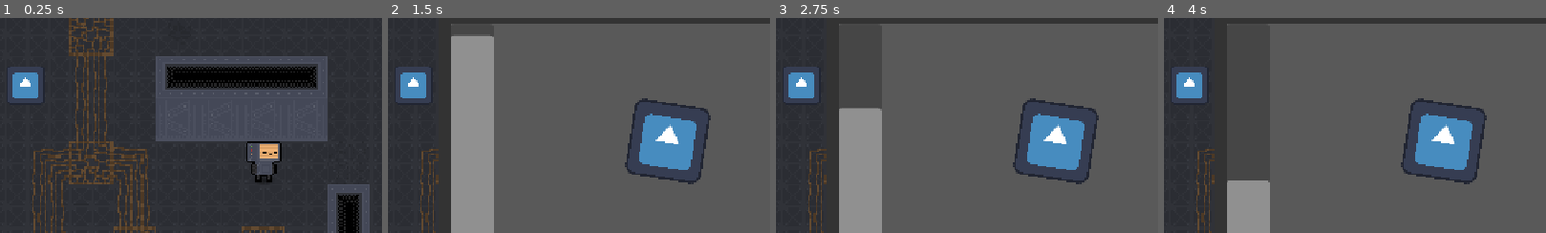
Above: before the commit, frames 1-4 (left to right).
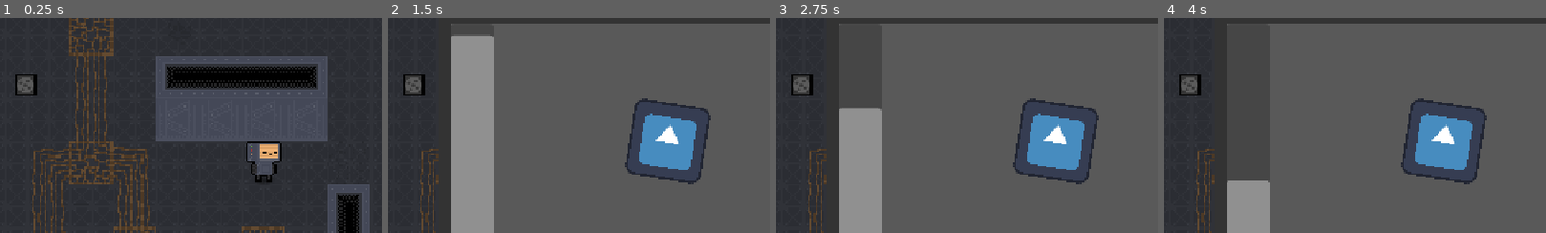
Above: after the commit, the same moments.

Repository: DuneRanger/MSI-GameJam
Game: Godot game, scene res://scenes/game/game.tscn
Same seed, same stepped clock (60 frames per second), same inputs: the game is played once before the commit and once after it. The engine's default icon, where the game draws it, is replaced by a stand-in: a white triangle on a blue panel in a dark square.
Inputs (mouse positions are % of the whole screen's width and height, from its top left):
- Up to frame 1 (0.25 s): no input
- Up to frame 2 (1.5 s): click "random" at 0.5 s; click "Wheel" at 1.25 s
- Up to frame 3 (2.75 s): click "Colors" at 2 s
- Up to frame 4 (4 s): move the mouse to (45, 70) at 2.77 s; hold W (move_up) from 2.78 s (still down); tap E (interact) at 2.85 s; move the mouse to (80, 65) at 3.52 s; click (80, 65) at 3.6 s
The pictures show only the part of the screen within x 13-63%, y 21-71%; the shares and areas given below are measured in that part.

The runs differ from the first frame. In frame 1, 1.5% of the frame differs, in the area x 2-12%, y 22-40%; in frame 2, 1.5%; in frame 3, 1.5%; in frame 4, 1.5%.

Commit message:
Add temporary machine assets

Diff:
--- a/scenes/game/machines/machine.tscn
+++ b/scenes/game/machines/machine.tscn
@@ -12,6 +12,8 @@
 size = Vector2(24, 24)
 
 [node name="Node2D" type="Node2D" unique_id=964389702]
+z_index = 1
+scale = Vector2(3, 3)
 script = ExtResource("1_gbrlg")
 machine_type = ExtResource("2_r0leb")
 
--- a/scenes/game/machines/machine_type.tres
+++ b/scenes/game/machines/machine_type.tres
@@ -2,13 +2,57 @@
 
 [ext_resource type="Script" uid="uid://cerr72dbriu3h" path="res://scripts/game/machines/machine_type.gd" id="1_d5svg"]
 [ext_resource type="PackedScene" uid="uid://crwocavy5kif" path="res://scenes/game/machines/minigames/steam_wheel.tscn" id="1_f3ilt"]
-[ext_resource type="Texture2D" uid="uid://bq2gvbgqjc7o2" path="res://assets/game/player/icon.svg" id="2_hvgqp"]
+[ext_resource type="Texture2D" uid="uid://l3uykewna2vg" path="res://assets/game/machines/machine_1_broken.png" id="3_poc54"]
+[ext_resource type="Texture2D" uid="uid://dxnmf2mmqh5u2" path="res://assets/game/machines/machine_1_overheated.png" id="4_yb6ss"]
+[ext_resource type="Texture2D" uid="uid://h0lsdj51pcbp" path="res://assets/game/machines/machine_1_running.png" id="5_i8o2g"]
 
-[sub_resource type="SpriteFrames" id="SpriteFrames_yeiif"]
+[sub_resource type="AtlasTexture" id="AtlasTexture_xsldd"]
+atlas = ExtResource("3_poc54")
+region = Rect2(0, 0, 24, 24)
+
+[sub_resource type="AtlasTexture" id="AtlasTexture_44mjj"]
+atlas = ExtResource("3_poc54")
+region = Rect2(24, 0, 24, 24)
+
+[sub_resource type="AtlasTexture" id="AtlasTexture_ul2ci"]
+atlas = ExtResource("3_poc54")
+region = Rect2(48, 0, 24, 24)
+
+[sub_resource type="AtlasTexture" id="AtlasTexture_q3mwa"]
+atlas = ExtResource("4_yb6ss")
+region = Rect2(0, 0, 24, 24)
+
+[sub_resource type="AtlasTexture" id="AtlasTexture_8n7yl"]
+atlas = ExtResource("4_yb6ss")
+region = Rect2(24, 0, 24, 24)
+
+[sub_resource type="AtlasTexture" id="AtlasTexture_elycc"]
+atlas = ExtResource("4_yb6ss")
+region = Rect2(48, 0, 24, 24)
+
+[sub_resource type="AtlasTexture" id="AtlasTexture_kmxm1"]
+atlas = ExtResource("5_i8o2g")
+region = Rect2(0, 0, 24, 24)
+
+[sub_resource type="AtlasTexture" id="AtlasTexture_t4avd"]
+atlas = ExtResource("5_i8o2g")
+region = Rect2(24, 0, 24, 24)
+
+[sub_resource type="AtlasTexture" id="AtlasTexture_l0t6g"]
+atlas = ExtResource("5_i8o2g")
+region = Rect2(48, 0, 24, 24)
+
+[sub_resource type="SpriteFrames" id="SpriteFrames_377cd"]
 animations = [{
 "frames": [{
 "duration": 1.0,
-"texture": ExtResource("2_hvgqp")
+"texture": SubResource("AtlasTexture_xsldd")
+}, {
+"duration": 1.0,
+"texture": SubResource("AtlasTexture_44mjj")
+}, {
+"duration": 1.0,
+"texture": SubResource("AtlasTexture_ul2ci")
 }],
 "loop": 1,
 "name": &"broken",
@@ -16,7 +60,13 @@
 }, {
 "frames": [{
 "duration": 1.0,
-"texture": ExtResource("2_hvgqp")
+"texture": SubResource("AtlasTexture_q3mwa")
+}, {
+"duration": 1.0,
+"texture": SubResource("AtlasTexture_8n7yl")
+}, {
+"duration": 1.0,
+"texture": SubResource("AtlasTexture_elycc")
 }],
 "loop": 1,
 "name": &"overheated",
@@ -24,7 +74,13 @@
 }, {
 "frames": [{
 "duration": 1.0,
-"texture": ExtResource("2_hvgqp")
+"texture": SubResource("AtlasTexture_kmxm1")
+}, {
+"duration": 1.0,
+"texture": SubResource("AtlasTexture_t4avd")
+}, {
+"duration": 1.0,
+"texture": SubResource("AtlasTexture_l0t6g")
 }],
 "loop": 1,
 "name": &"running",
@@ -33,6 +89,6 @@
 
 [resource]
 script = ExtResource("1_d5svg")
-sprite_frames = SubResource("SpriteFrames_yeiif")
+sprite_frames = SubResource("SpriteFrames_377cd")
 minigame_scene = ExtResource("1_f3ilt")
 metadata/_custom_type_script = "uid://cerr72dbriu3h"
Binary file added: assets/game/machines/machine_1_broken.png
Not shown, added: assets/game/machines/machine_1_broken.png.import
Binary file added: assets/game/machines/machine_1_overheated.png
Not shown, added: assets/game/machines/machine_1_overheated.png.import
Binary file added: assets/game/machines/machine_1_running.png
Not shown, added: assets/game/machines/machine_1_running.png.import
